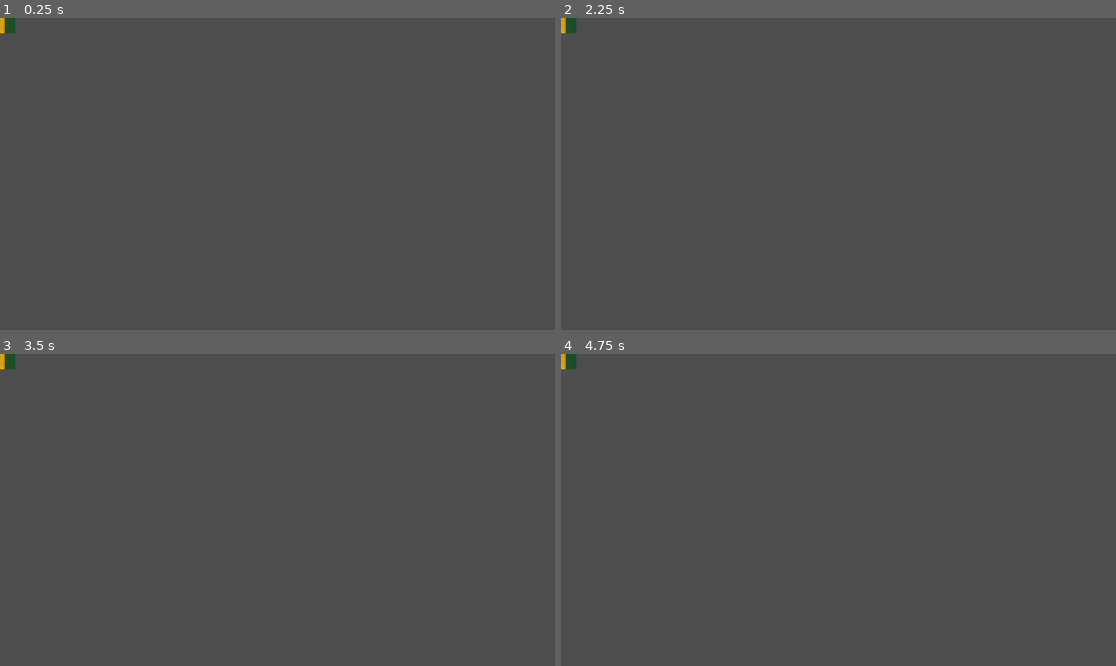
Above: before the commit, frames 1-4 (two rows, left to right).
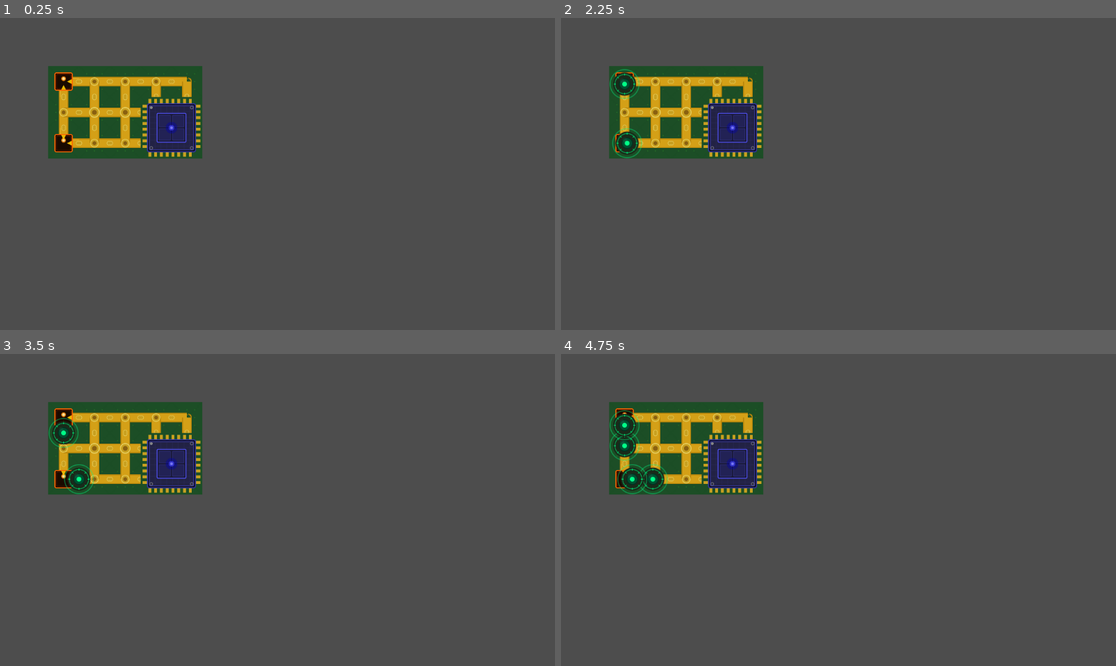
Above: after the commit, the same moments.

Repository: ProfessorLayton322/ldjam_59
Game: Godot game, scene res://scenes/demo.tscn
Same seed, same stepped clock (60 frames per second), same inputs: the game is played once before the commit and once after it. Before the commit the project starts from res://scenes/track_tile.tscn.
Inputs (mouse positions are in pixels of both pictures, inside the frame that each line leads up to):
- Up to frame 1 (0.25 s): no input
- Up to frame 2 (2.25 s): tap Enter at 0.5, 0.6, 2, 2.1 s; move the mouse to (960, 158) at 0.52 s; click (960, 158) at 0.67 s; tap Space at 1.25 s; move the mouse to (727, 189) at 1.27 s; tap Keypad Enter at 1.35 s; click (727, 189) at 1.42 s; move the mouse to (894, 105) at 2.02 s; click (894, 105) at 2.17 s
- Up to frame 3 (3.5 s): move the mouse to (249, 572) at 2.77 s; tap Keypad Enter at 2.85 s; click (249, 572) at 2.92 s
- Up to frame 4 (4.75 s): move the mouse to (1005, 556) at 3.52 s; tap Enter at 3.6 s; click (1005, 556) at 3.67 s; move the mouse to (672, 463) at 4.27 s; tap Keypad Enter at 4.35 s; click (672, 463) at 4.42 s

The runs differ from the first frame. In frame 1, 8.4% of the frame differs, in the area x 0-37%, y 0-45%; in frame 2, 8.4%; in frame 3, 8.4%; in frame 4, 8.4%.

Commit message:
Add an advanced enemy logic

Diff:
--- /dev/null
+++ b/ludum-dare-59/assets/textures/enemies/circle_enemy.svg
@@ -0,0 +1,26 @@
+<svg xmlns="http://www.w3.org/2000/svg" viewBox="0 0 64 64" width="64" height="64">
+  <!-- Outer glow ring -->
+  <circle cx="32" cy="32" r="30" fill="none" stroke="#00ff88" stroke-width="2" opacity="0.4"/>
+  <!-- Body -->
+  <circle cx="32" cy="32" r="24" fill="#1a2a1a"/>
+  <!-- Inner circuit ring -->
+  <circle cx="32" cy="32" r="20" fill="none" stroke="#00cc66" stroke-width="1.5" opacity="0.8"/>
+  <!-- Core -->
+  <circle cx="32" cy="32" r="12" fill="#003322"/>
+  <!-- Core highlight -->
+  <circle cx="32" cy="32" r="10" fill="#00ff88" opacity="0.15"/>
+  <!-- Nucleus dot -->
+  <circle cx="32" cy="32" r="5" fill="#00ff88"/>
+  <!-- Tick marks on circuit ring -->
+  <line x1="32" y1="10" x2="32" y2="14" stroke="#00cc66" stroke-width="2"/>
+  <line x1="32" y1="50" x2="32" y2="54" stroke="#00cc66" stroke-width="2"/>
+  <line x1="10" y1="32" x2="14" y2="32" stroke="#00cc66" stroke-width="2"/>
+  <line x1="50" y1="32" x2="54" y2="32" stroke="#00cc66" stroke-width="2"/>
+  <!-- Diagonal ticks -->
+  <line x1="17" y1="17" x2="20" y2="20" stroke="#00cc66" stroke-width="1.5"/>
+  <line x1="44" y1="44" x2="47" y2="47" stroke="#00cc66" stroke-width="1.5"/>
+  <line x1="47" y1="17" x2="44" y2="20" stroke="#00cc66" stroke-width="1.5"/>
+  <line x1="17" y1="47" x2="20" y2="44" stroke="#00cc66" stroke-width="1.5"/>
+  <!-- Body sheen -->
+  <circle cx="27" cy="25" r="5" fill="white" opacity="0.05"/>
+</svg>
--- a/ludum-dare-59/project.godot
+++ b/ludum-dare-59/project.godot
@@ -11,7 +11,7 @@
 [application]
 
 config/name="LudumDare59"
-run/main_scene="uid://cwo32yamquubq"
+run/main_scene="uid://demoscene001x"
 config/features=PackedStringArray("4.5", "GL Compatibility")
 config/icon="res://icon.svg"
 
--- /dev/null
+++ b/ludum-dare-59/scenes/demo.tscn
@@ -0,0 +1,6 @@
+[gd_scene load_steps=2 format=3 uid="uid://demoscene001x"]
+
+[ext_resource type="Script" path="res://scripts/demo.gd" id="1_demo"]
+
+[node name="Demo" type="Node2D"]
+script = ExtResource("1_demo")
--- /dev/null
+++ b/ludum-dare-59/scenes/enemies/enemy.tscn
@@ -0,0 +1,6 @@
+[gd_scene load_steps=2 format=3 uid="uid://enemy0scene01x"]
+
+[ext_resource type="Script" uid="uid://ccsh7yylhkmc1" path="res://scripts/enemies/enemy.gd" id="1_enemy"]
+
+[node name="Enemy" type="Node2D"]
+script = ExtResource("1_enemy")
--- /dev/null
+++ b/ludum-dare-59/scripts/demo.gd
@@ -0,0 +1,109 @@
+class_name DemoScene
+extends Node2D
+
+const ENEMY_SCENE := preload("res://scenes/enemies/enemy.tscn")
+const GRID_SIZE := Vector2i(5, 3)
+const TILE_SIZE := Vector2(64.0, 64.0)
+const ORIGIN := Vector2(100.0, 100.0)
+# 2x2 block: x=3-4, y=1-2  →  ids 8,9 (row 1) and 13,14 (row 2)
+const CPU_NODE_IDS := [8, 9, 13, 14]
+const SPAWNER_NODE_IDS := [0, 10]
+
+const _TRACKS := "res://assets/textures/tracks/"
+const _STARTS := "res://assets/textures/start/"
+
+var _graph: Graph
+
+
+func _ready() -> void:
+	_graph = Graph.new()
+	_graph.build_from_grid(GRID_SIZE, TILE_SIZE, ORIGIN)
+
+	_place_visuals()
+
+	var cpu_vertices: Array[CpuVertex] = []
+	for cpu_id: int in CPU_NODE_IDS:
+		var cv := CpuVertex.new()
+		cv.node_id = cpu_id
+		cpu_vertices.append(cv)
+
+	for spawner_node_id: int in SPAWNER_NODE_IDS:
+		var spawner := EnemySpawner.new()
+		spawner.graph = _graph
+		spawner.cpu_vertices = cpu_vertices
+		spawner.node_id = spawner_node_id
+		spawner.enemy_scene = ENEMY_SCENE
+		spawner.spawn_interval = 2.0
+		add_child(spawner)
+
+
+func _place_visuals() -> void:
+	for vertex: GraphVertex in _graph.nodes:
+		var key := _connection_key(vertex)
+
+		var tile := Node2D.new()
+		tile.position = vertex.position
+
+		var bg := Sprite2D.new()
+		bg.texture = load(_TRACKS + "pcb_empty.svg")
+		tile.add_child(bg)
+
+		if vertex.id in SPAWNER_NODE_IDS:
+			var fg := Sprite2D.new()
+			fg.texture = load(_STARTS + "start_" + _dir_name(key) + ".svg")
+			tile.add_child(fg)
+		elif vertex.id not in CPU_NODE_IDS:
+			var info := _track_info(key)
+			if not info[0].is_empty():
+				var fg := Sprite2D.new()
+				fg.texture = load(info[0])
+				fg.rotation_degrees = info[1]
+				tile.add_child(fg)
+
+		add_child(tile)
+
+	# Single cpu sprite centered on the 2x2 block, scaled to cover 2×2 tiles
+	var tl := _graph.get_node_by_id(CPU_NODE_IDS[0])
+	var br := _graph.get_node_by_id(CPU_NODE_IDS[3])
+	var cpu_sprite := Sprite2D.new()
+	cpu_sprite.texture = load("res://assets/textures/base/cpu.svg")
+	cpu_sprite.position = (tl.position + br.position) * 0.5
+	cpu_sprite.scale = Vector2(1.0, 1.0)
+	add_child(cpu_sprite)
+
+
+func _connection_key(vertex: GraphVertex) -> int:
+	var key := 0
+	for nid: int in vertex.neighbour_ids:
+		var nv := _graph.get_node_by_id(nid)
+		if nv == null:
+			continue
+		var diff := nv.position - vertex.position
+		if   diff.x > 0.0: key |= 2  # east
+		elif diff.x < 0.0: key |= 1  # west
+		elif diff.y < 0.0: key |= 8  # north
+		else:               key |= 4  # south
+	return key
+
+
+func _dir_name(key: int) -> String:
+	return ("N" if key & 8 else "") + ("S" if key & 4 else "") + \
+		   ("E" if key & 2 else "") + ("W" if key & 1 else "")
+
+
+func _track_info(key: int) -> Array:
+	match key:
+		0b1100: return [_TRACKS + "track_straight_v.svg",   0.0]
+		0b0011: return [_TRACKS + "track_straight_h.svg",   0.0]
+		0b1000, 0b0100: return [_TRACKS + "track_straight_v.svg",   0.0]
+		0b0010, 0b0001: return [_TRACKS + "track_straight_h.svg",   0.0]
+		0b0110: return [_TRACKS + "track_corner_ne.svg",    0.0]
+		0b0101: return [_TRACKS + "track_corner_ne.svg",   90.0]
+		0b1001: return [_TRACKS + "track_corner_ne.svg",  180.0]
+		0b1010: return [_TRACKS + "track_corner_ne.svg",  270.0]
+		0b1011: return [_TRACKS + "track_t_junction.svg", 180.0]
+		0b1110: return [_TRACKS + "track_t_junction.svg",  -90.0]
+		0b0111: return [_TRACKS + "track_t_junction.svg",   0.0]
+		0b1101: return [_TRACKS + "track_t_junction.svg",  90.0]
+		0b1111: return [_TRACKS + "track_cross.svg",        0.0]
+	return ["", 0.0]
--- a/ludum-dare-59/scripts/enemies/enemy.gd
+++ b/ludum-dare-59/scripts/enemies/enemy.gd
@@ -2,8 +2,8 @@
 extends Node2D
 
 @export var graph: Graph
+@export var cpu_vertices: Array[CpuVertex] = []
 @export var current_node_index: int = -1
-@export var target_node_index: int = -1
 @export var move_duration: float = 3.0
 
 var path: Array[int] = []
@@ -29,10 +29,6 @@
 	if path.is_empty():
 		return
 
-	if current_node_index == target_node_index:
-		queue_free()
-		return
-
 	_move_to_next_node()
 
 
@@ -43,7 +39,7 @@
 		icon.name = "Icon"
 		add_child(icon)
 
-	icon.texture = load("res://icon.svg")
+	icon.texture = load("res://assets/textures/enemies/circle_enemy.svg")
 
 
 func _calculate_path() -> Array[int]:
@@ -52,7 +48,8 @@
 	if not _has_valid_node_index(current_node_index):
 		return []
 
-	if not _has_valid_node_index(target_node_index):
+	var cpu_index_set := _build_cpu_index_set()
+	if cpu_index_set.is_empty():
 		return []
 
 	var queue: Array[int] = [current_node_index]
@@ -63,8 +60,8 @@
 
 	while not queue.is_empty():
 		var node_index: int = queue.pop_front()
-		if node_index == target_node_index:
-			return _reconstruct_path(came_from)
+		if cpu_index_set.has(node_index):
+			return _reconstruct_path(came_from, node_index)
 
 		var node := graph.nodes[node_index]
 		for neighbour_id in node.neighbour_ids:
@@ -82,6 +79,17 @@
 	return []
 
 
+func _build_cpu_index_set() -> Dictionary:
+	var result := {}
+	for cpu in cpu_vertices:
+		if cpu == null:
+			continue
+		if _node_id_to_index.has(cpu.node_id):
+			result[_node_id_to_index[cpu.node_id]] = true
+	return result
+
+
+
 func _build_node_id_to_index() -> Dictionary:
 	var result := {}
 	if graph == null:
@@ -93,9 +101,9 @@
 	return result
 
 
-func _reconstruct_path(came_from: Dictionary) -> Array[int]:
-	var reversed_path: Array[int] = [target_node_index]
-	var node_index := target_node_index
+func _reconstruct_path(came_from: Dictionary, target_index: int) -> Array[int]:
+	var reversed_path: Array[int] = [target_index]
+	var node_index := target_index
 
 	while node_index != current_node_index:
 		if not came_from.has(node_index):
@@ -128,10 +136,6 @@
 	elif path.size() > 1 and path[1] == reached_node_index:
 		path.pop_front()
 
-	if current_node_index == target_node_index:
-		queue_free()
-		return
-
 	_move_to_next_node()
 
 
--- /dev/null
+++ b/ludum-dare-59/scripts/enemies/enemy_spawner.gd
@@ -0,0 +1,39 @@
+class_name EnemySpawner
+extends Node2D
+
+@export var graph: Graph
+@export var cpu_vertices: Array[CpuVertex] = []
+@export var node_id: int = -1
+@export var spawn_interval: float = 1.0
+@export var enemy_scene: PackedScene
+
+
+func _ready() -> void:
+	var timer := Timer.new()
+	timer.wait_time = spawn_interval
+	timer.autostart = true
+	timer.timeout.connect(_spawn_enemy)
+	add_child(timer)
+
+
+func _spawn_enemy() -> void:
+	if graph == null or enemy_scene == null:
+		return
+
+	var node_index := _find_node_index()
+	if node_index == -1:
+		return
+
+	var enemy: Enemy = enemy_scene.instantiate()
+	enemy.graph = graph
+	enemy.cpu_vertices = cpu_vertices
+	enemy.current_node_index = node_index
+	enemy.position = graph.nodes[node_index].position
+	get_parent().add_child(enemy)
+
+
+func _find_node_index() -> int:
+	for i in graph.nodes.size():
+		if graph.nodes[i].id == node_id:
+			return i
+	return -1
--- /dev/null
+++ b/ludum-dare-59/scripts/resources/cpu_vertex.gd
@@ -0,0 +1,4 @@
+class_name CpuVertex
+extends Resource
+
+@export var node_id: int = -1
Not shown, added: ludum-dare-59/assets/textures/enemies/circle_enemy.svg.import
Not shown, added: ludum-dare-59/scripts/demo.gd.uid
Not shown, added: ludum-dare-59/scripts/enemies/enemy_spawner.gd.uid
Not shown, added: ludum-dare-59/scripts/resources/cpu_vertex.gd.uid
